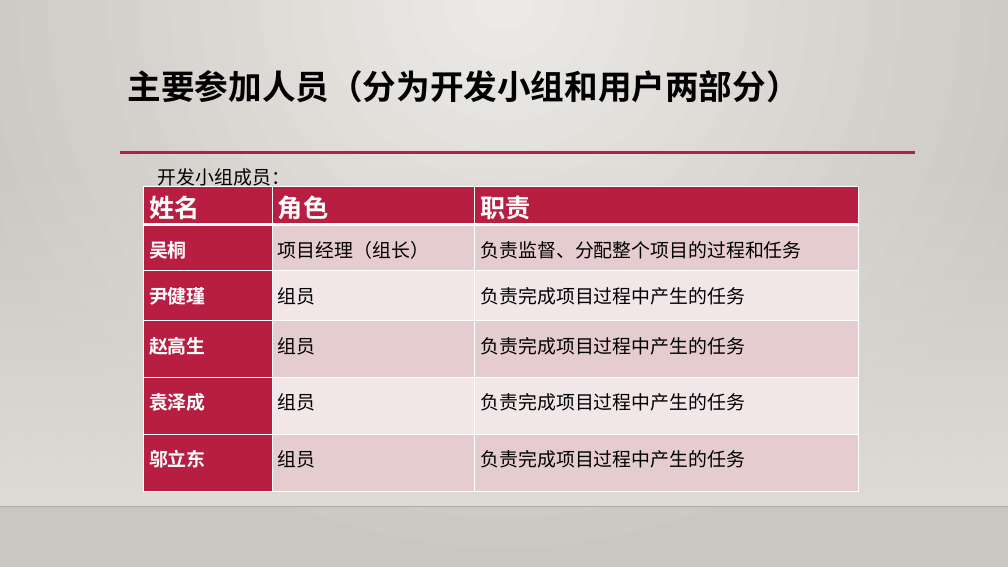
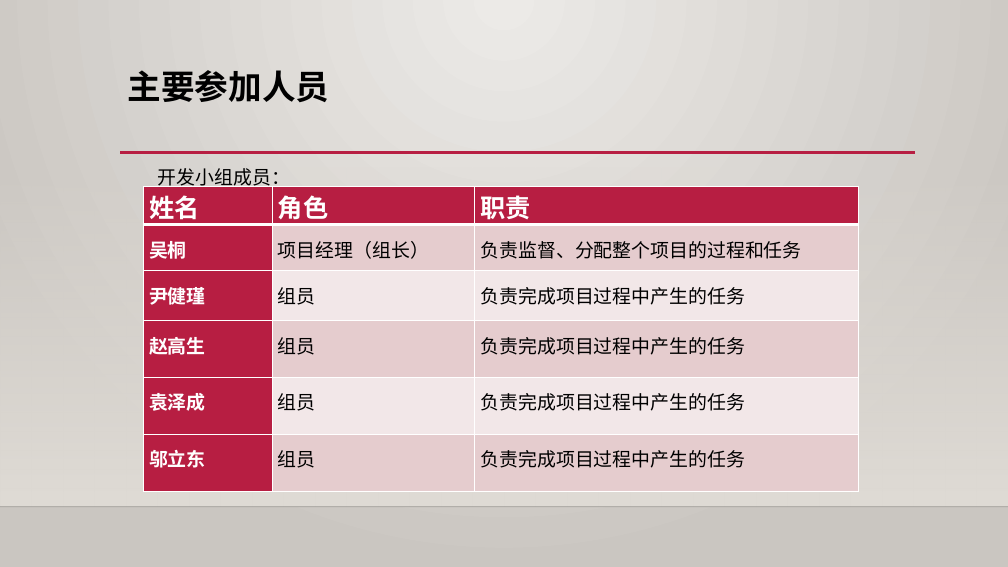
Before and after one commit to shangzhaoxiaozi/PRD-21, a slide deck: slide 7 of PRD-21-C2/非受控文档/过程文档/软件工程系列课程教学网站项目计划.pptx. Drawn at 1008x567 pixels with LibreOffice and Linux fonts; fonts in the diff are those of the drawing; background and template pictures are left out. Boxes give left, top, right and bottom in pixels: in the first picture for what was removed or moved away, otherwise in the second. Text is boxed around its words. In the diff, an @@ line names an element or a change of style, - is before the commit and + after.

```diff
--- a/PRD-21-C2/非受控文档/过程文档/软件工程系列课程教学网站项目计划.pptx
+++ b/PRD-21-C2/非受控文档/过程文档/软件工程系列课程教学网站项目计划.pptx
@@ title at bbox=[128, 70, 330, 102]: text changed @@
-主要参加人员（分为开发小组和用户两部分）
+主要参加人员
```
Also in this commit, not shown: 5 other slides changed, 16 other files.
